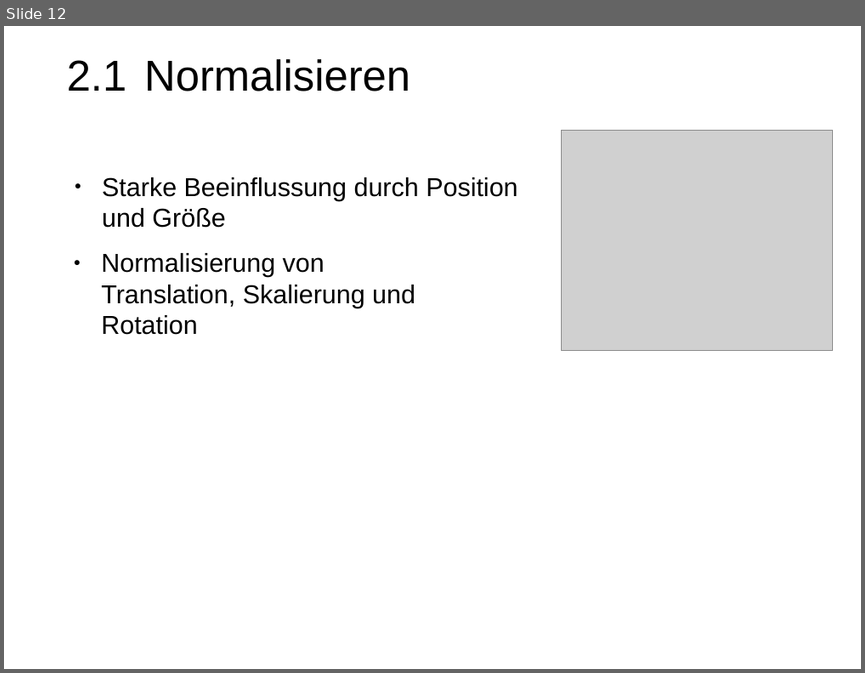
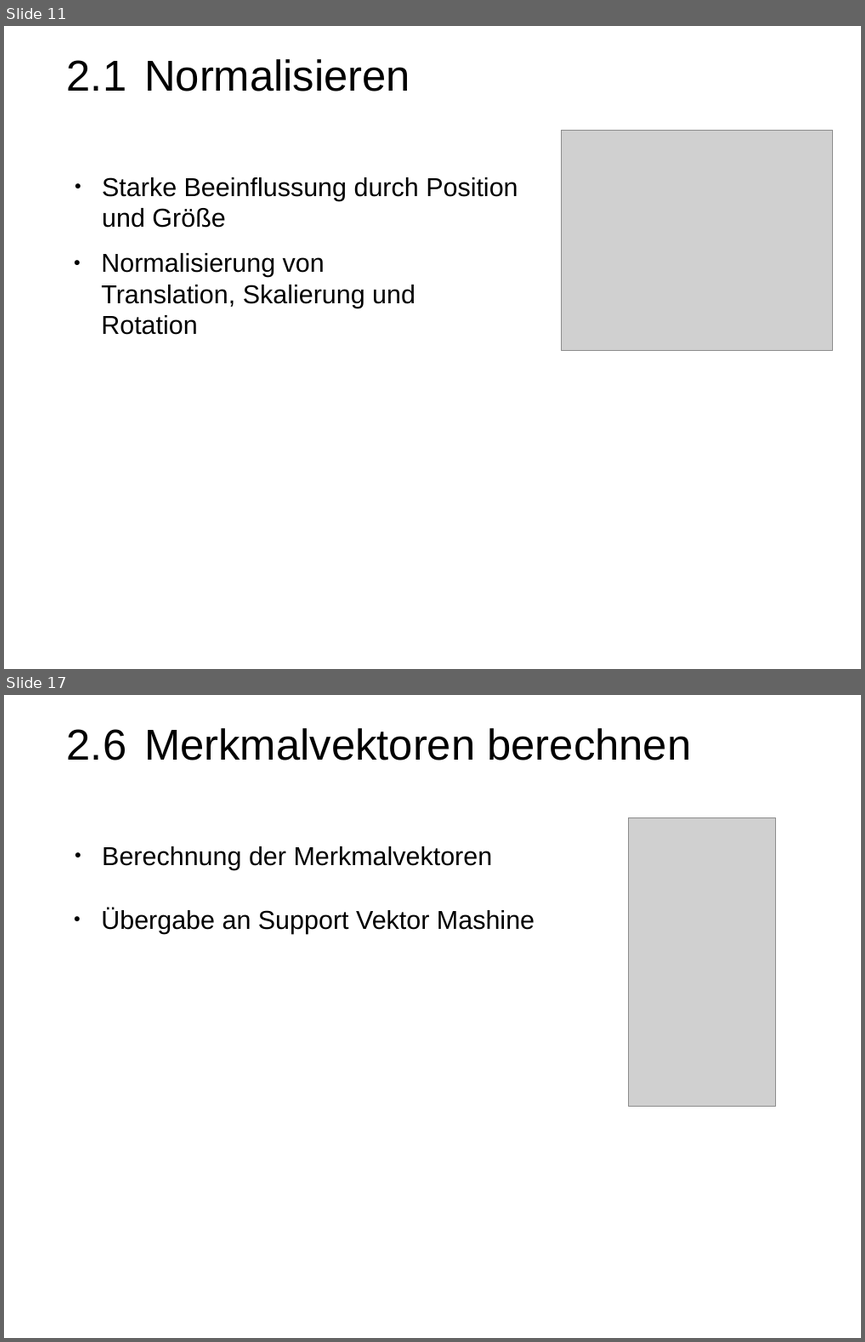
Before and after one commit to PhilippLambracht/prosem_mse, a slide deck: slides/slides.odp. Shown one above the other, each under a label of ours: slide 12 before the commit, slides 11 and 17 after it; the slides between them are not shown. The pictures are 865x673 and 865x1342 pixels, drawn with LibreOffice and Linux fonts; fonts in the diff are those of the drawing; grey boxes stand for pictures. Boxes give left, top, right and bottom in pixels: in the first picture for what was removed or moved away, otherwise in the second. Text is boxed around its words. In the diff, an @@ line names an element or a change of style, - is before the commit and + after.

```diff
--- a/slides/slides.odp
+++ b/slides/slides.odp
@@ slide 17 added at (x1=4, y1=695, x2=861, y2=1338), background #FFFFFF @@
@@ text added at (x1=67, y1=728, x2=691, y2=760), 40 pt, text #000000 @@
+2.6 Merkmalvektoren berechnen
@@ picture added at (x1=629, y1=817, x2=776, y2=1106) @@
@@ text added at (x1=102, y1=846, x2=493, y2=870), 24 pt, text #000000 @@
+● Berechnung der Merkmalvektoren
@@ text added at (x1=101, y1=908, x2=534, y2=934), 24 pt, text #000000 @@
+● Übergabe an Support Vektor Mashine
@@ what was slide 12 is now slide 11 @@
```
Also in this commit, not shown: 1 slide changed, 4 other slides added, 1 slide removed, 6 other files.
